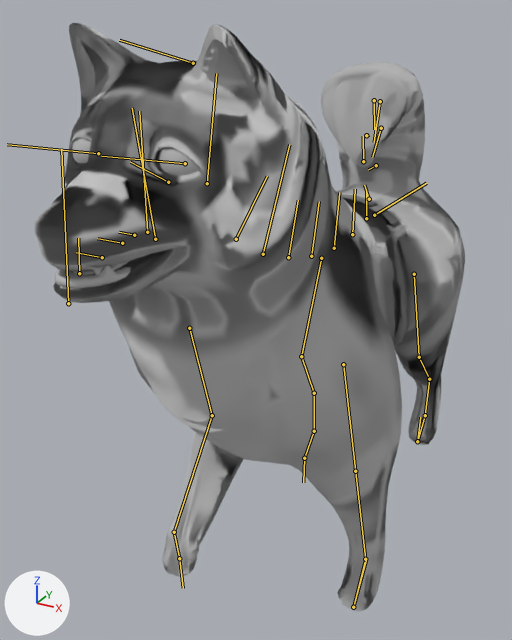
An edit to the FBX model Assets/Art/Characters/Animations/Aki_walk_cycle.fbx, drawn before and after from the same camera.
Camera for both pictures: a 50 mm camera at (0.123, -0.313, 0.257) aimed at (-0.019, -0.054, 0.128). Arrows for +X, +Y and +Z are at lower left; the lights stay in place. Both versions are drawn at frame 2 of the action 'Take 001'; the numbers are the values there. The bones that bend it are drawn over the model as lines.

In view in the first picture: 'Aki', 'L_eye', 'Teeth'.
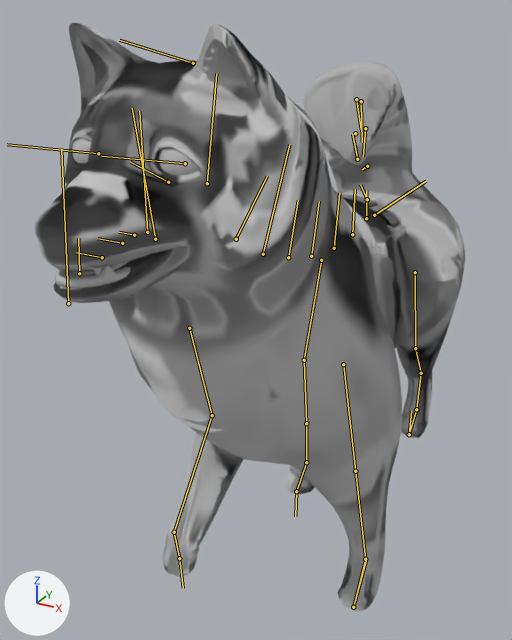
What changed in the scene script:
```text
Change bone_jnt_hip:
    where bone_jnt_hip = bpy.data.objects['ctrl_master'].pose.bones['jnt_hip']  # child of 'jnt_root'
    bone_jnt_hip.rotation_quaternion: (0.995, -0.081, 0.06, -0.002) -> (0.99, -0.11, 0.083, 0.006)  # degrees (-9, 7, -1) -> degrees (-13, 10, 0)
Change bone_jnt_l_shoulder:
    where bone_jnt_l_shoulder = bpy.data.objects['ctrl_master'].pose.bones['jnt_L_shoulder']  # child of 'jnt_hip'
    bone_jnt_l_shoulder.rotation_quaternion: (0.995, -0.024, 0.097, -0.011) -> (0.993, 0.02, 0.111, -0.042)  # degrees (-3, 11, -2) -> degrees (2, 13, -5)
Change bone_jnt_l_knee_back:
    where bone_jnt_l_knee_back = bpy.data.objects['ctrl_master'].pose.bones['jnt_L_knee_back']  # child of 'jnt_L_shoulder'
    bone_jnt_l_knee_back.rotation_quaternion: (1.0, -0.003, 0.001, 0.013) -> (0.996, -0.018, 0.002, 0.086)  # degrees (0, 0, 1) -> degrees (-2, 0, 10)
Change bone_jnt_l_hindleg:
    where bone_jnt_l_hindleg = bpy.data.objects['ctrl_master'].pose.bones['jnt_L_hindleg']  # child of 'jnt_L_knee_back'
    bone_jnt_l_hindleg.rotation_quaternion: (1.0, 0.0, -0.001, -0.007) -> (0.999, -0.041, 0.026, -0.009)  # degrees (0, 0, -1) -> degrees (-5, 3, -1)
Change bone_jnt_r_shoulder:
    where bone_jnt_r_shoulder = bpy.data.objects['ctrl_master'].pose.bones['jnt_R_shoulder']  # child of 'jnt_hip'
    bone_jnt_r_shoulder.rotation_quaternion: (0.929, 0.12, 0.106, 0.334) -> (0.886, 0.055, 0.293, 0.356)  # degrees (17, 7, 41) -> degrees (20, 29, 49)
Change bone_jnt_r_knee_back:
    where bone_jnt_r_knee_back = bpy.data.objects['ctrl_master'].pose.bones['jnt_R_knee_back']  # child of 'jnt_R_shoulder'
    bone_jnt_r_knee_back.rotation_quaternion: (0.932, -0.054, 0.009, -0.358) -> (0.998, -0.01, -0.001, -0.065)  # degrees (-6, -1, -42) -> degrees (-1, 0, -7)
Change bone_jnt_r_hindleg:
    where bone_jnt_r_hindleg = bpy.data.objects['ctrl_master'].pose.bones['jnt_R_hindleg']  # child of 'jnt_R_knee_back'
    bone_jnt_r_hindleg.rotation_quaternion: (1.0, -0.004, -0.013, -0.002) -> (0.94, 0.278, -0.158, -0.12)  # degrees (0, -1, 0) -> degrees (35, -13, -19)
Change bone_jnt_pelvis:
    where bone_jnt_pelvis = bpy.data.objects['ctrl_master'].pose.bones['jnt_pelvis']  # child of 'jnt_hip'
    bone_jnt_pelvis.rotation_quaternion: (0.998, -0.036, 0.051, -0.009) -> (0.99, -0.08, 0.113, -0.02)  # degrees (-4, 6, -1) -> degrees (-10, 13, -3)
```

Where the change shows, as pixel boxes (x1, y1, x2, y2) in the pictures (512 x 640 px):
'Aki', posed
    both: (35, 23, 465, 611)
bone 'jnt_hip', root to tip
    before: (374, 215) to (426, 183)
    after: (374, 215) to (426, 181)
bone 'jnt_L_shoulder', root to tip
    before: (414, 274) to (419, 357)
    after: (415, 272) to (415, 348)
bone 'jnt_L_knee_back', root to tip
    before: (419, 357) to (429, 379)
    after: (415, 348) to (421, 373)
bone 'jnt_L_hindleg', root to tip
    before: (429, 379) to (425, 415)
    after: (421, 373) to (416, 409)
bone 'jnt_R_shoulder', root to tip
    before: (321, 258) to (301, 356)
    after: (321, 260) to (304, 360)
bone 'jnt_R_knee_back', root to tip
    before: (301, 356) to (314, 393)
    after: (304, 360) to (306, 423)
bone 'jnt_R_hindleg', root to tip
    before: (314, 393) to (314, 431)
    after: (306, 423) to (306, 462)
bone 'jnt_pelvis', root to tip
    before: (369, 199) to (364, 185)
    after: (367, 199) to (360, 184)
